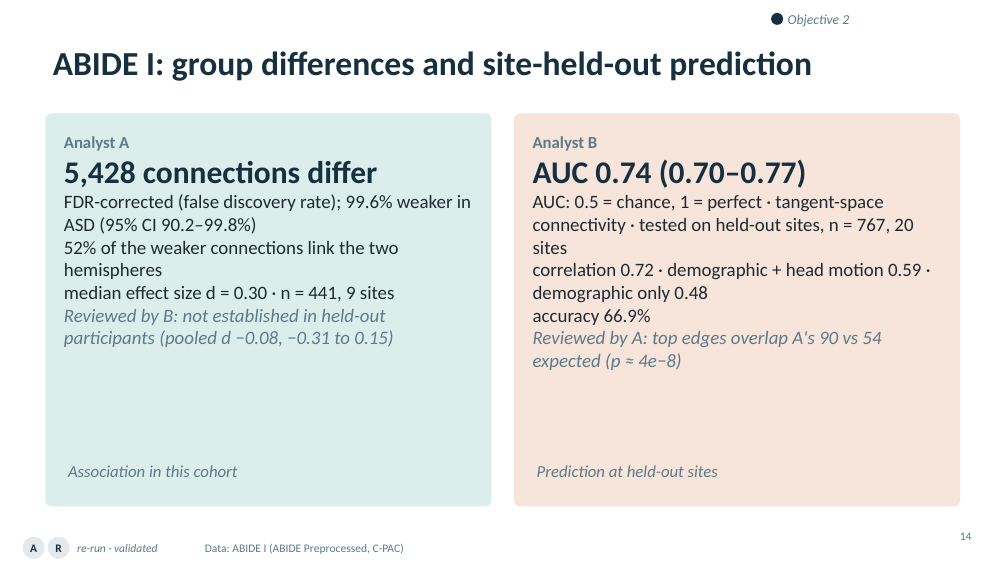
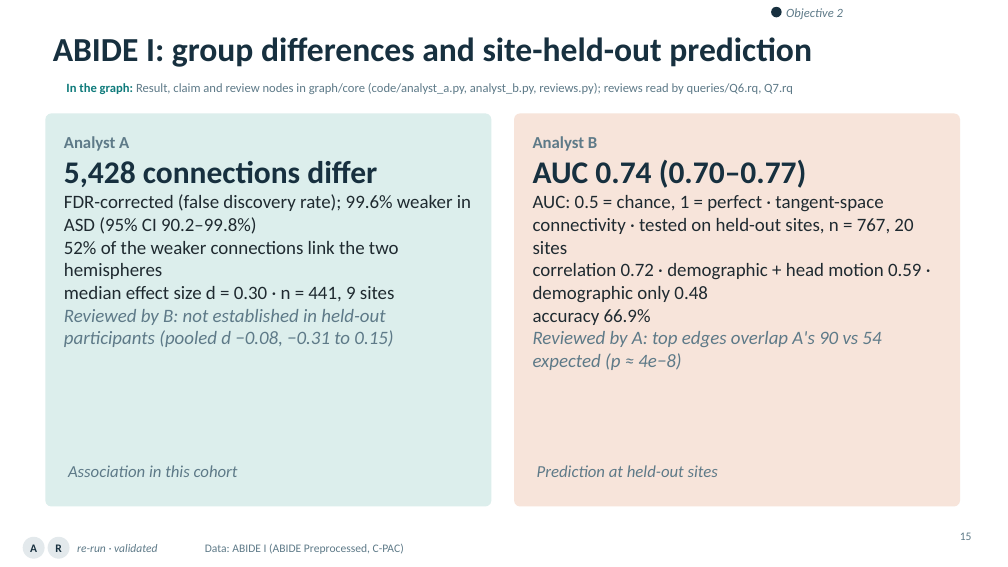
Before and after one commit to ReproNim/llm-workshop-kg, a slide deck: slide 15 of slides/Knowledge_Graphs_Skills_Neuroimaging_v4.pptx (slide 14 before the commit). Drawn at 1008x567 pixels with LibreOffice and Linux fonts; fonts in the diff are those of the drawing; background and template pictures are left out. Boxes give left, top, right and bottom in pixels: in the first picture for what was removed or moved away, otherwise in the second. Text is boxed around its words. In the diff, an @@ line names an element or a change of style, - is before the commit and + after.

```diff
--- a/slides/Knowledge_Graphs_Skills_Neuroimaging_v4.pptx
+++ b/slides/Knowledge_Graphs_Skills_Neuroimaging_v4.pptx
@@ title "ABIDE I: group differences and ...": place and size @@
-title "ABIDE I: group differences and ..." at bbox=[53, 51, 812, 81]
+title "ABIDE I: group differences and ..." at bbox=[53, 37, 812, 67]
@@ ellipse: place and size @@
-ellipse at bbox=[771, 13, 783, 25]
+ellipse at bbox=[771, 7, 782, 17]
@@ text "Objective 2" at bbox=[786, 8, 843, 19]: size 13 to 12 pt @@
@@ text added at bbox=[66, 83, 793, 94], 12 pt, text #5E7A88 @@
+In the graph: Result, claim and review nodes in graph/core (code/analyst_a.py, analyst_b.py, reviews.py); reviews read by queries/Q6.rq, Q7.rq
@@ page number at bbox=[960, 532, 972, 540]: text changed @@
-14
+15
```
Also in this commit, not shown: 20 other slides changed, 3 slides added, 2 slides removed, 2 other files.
